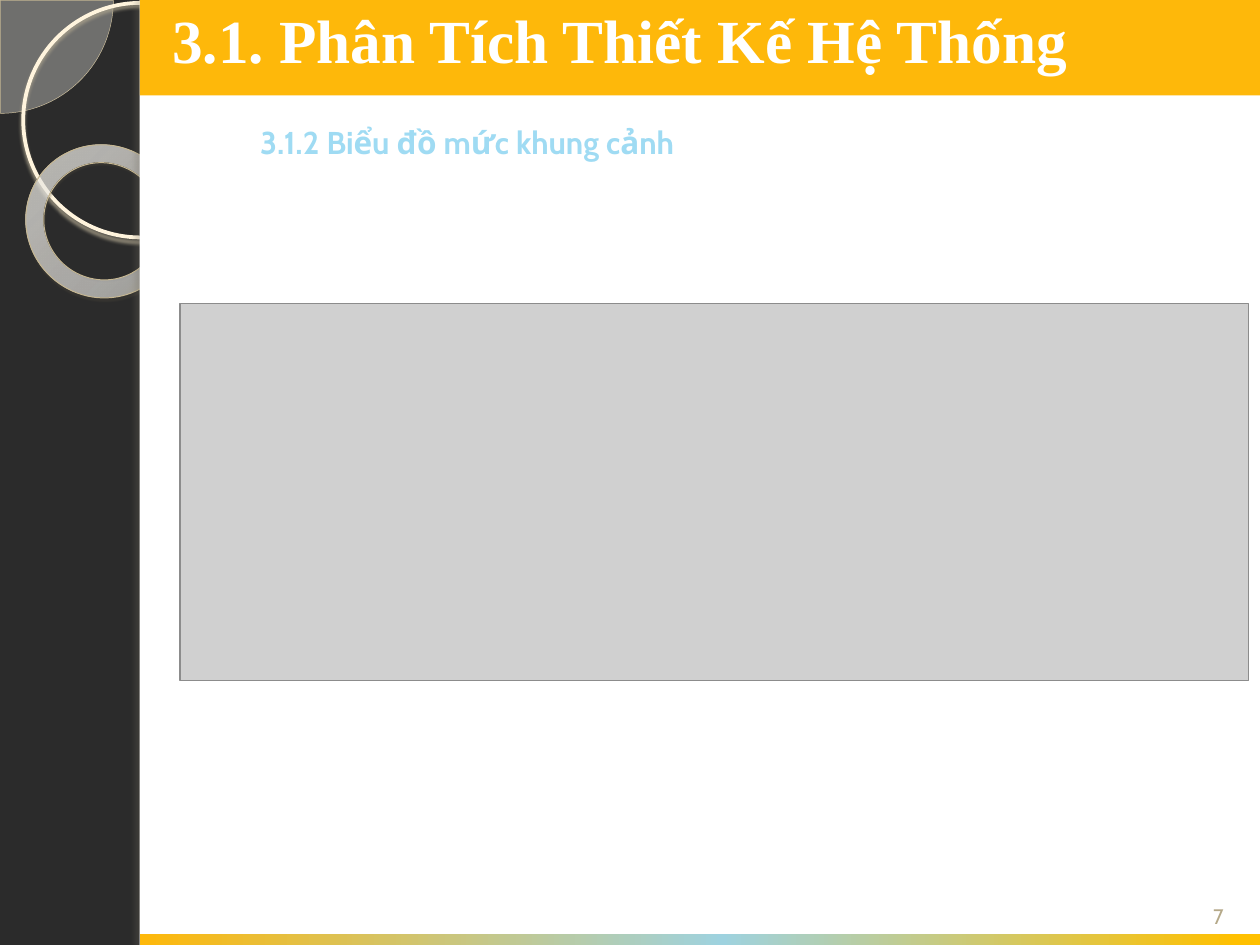
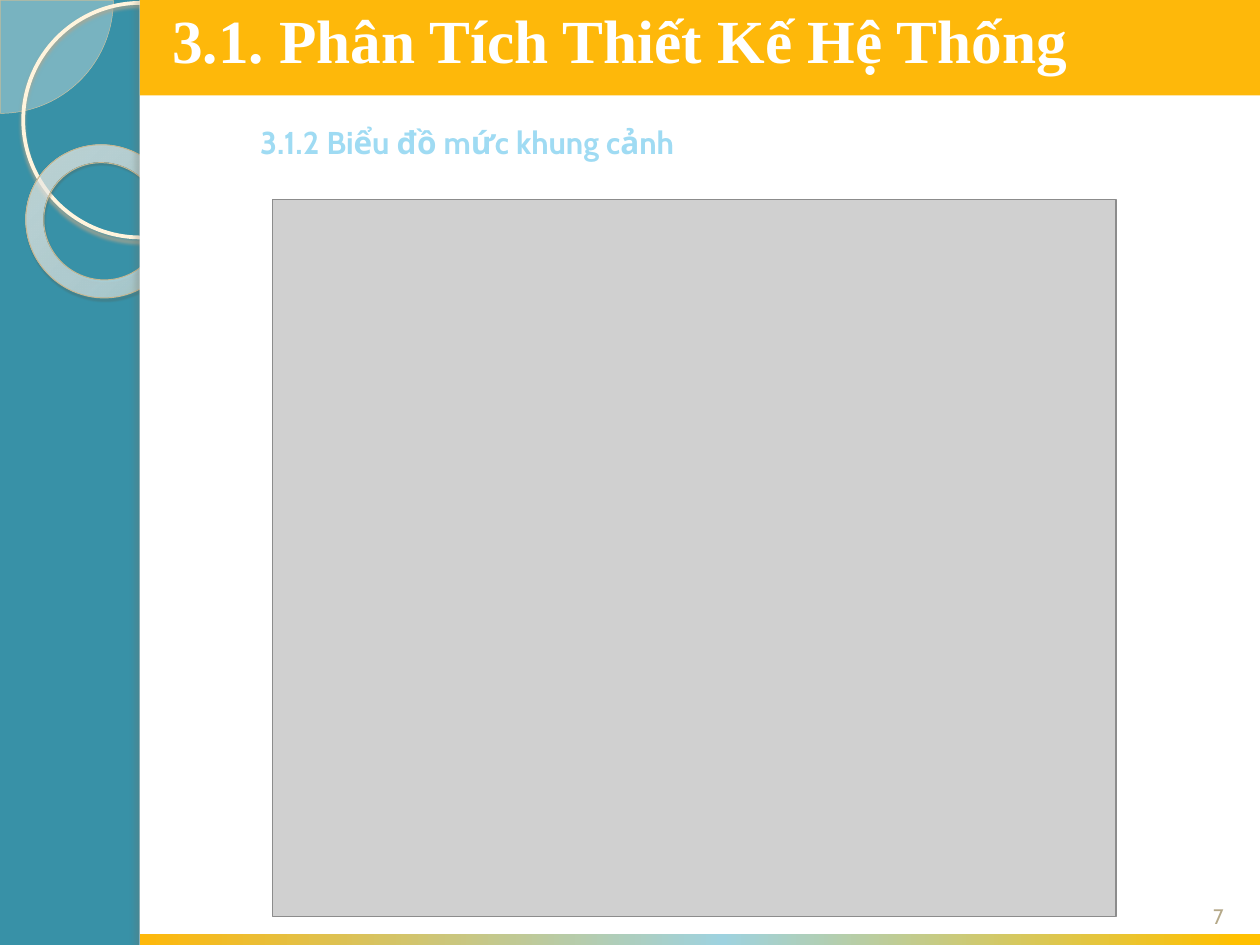
Before and after one commit to chiendv1992/webbanhang, a slide deck: slide 7 of bc/slide bv.pptx. Drawn at 1260x945 pixels with LibreOffice and Linux fonts; fonts in the diff are those of the drawing; grey boxes stand for pictures; background and template pictures are left out; a plain dark background stands for a picture behind light text. Boxes give left, top, right and bottom in pixels: in the first picture for what was removed or moved away, otherwise in the second. Text is boxed around its words. In the diff, an @@ line names an element or a change of style, - is before the commit and + after.

```diff
--- a/bc/slide bv.pptx
+++ b/bc/slide bv.pptx
@@ background picture (left out) to #3891A7 @@
@@ picture added at box(273, 199, 1116, 916) @@
@@ picture removed at box(180, 304, 1249, 680) @@
```
Also in this commit, not shown: 12 other slides changed, 5 slides added, 21 other files.
